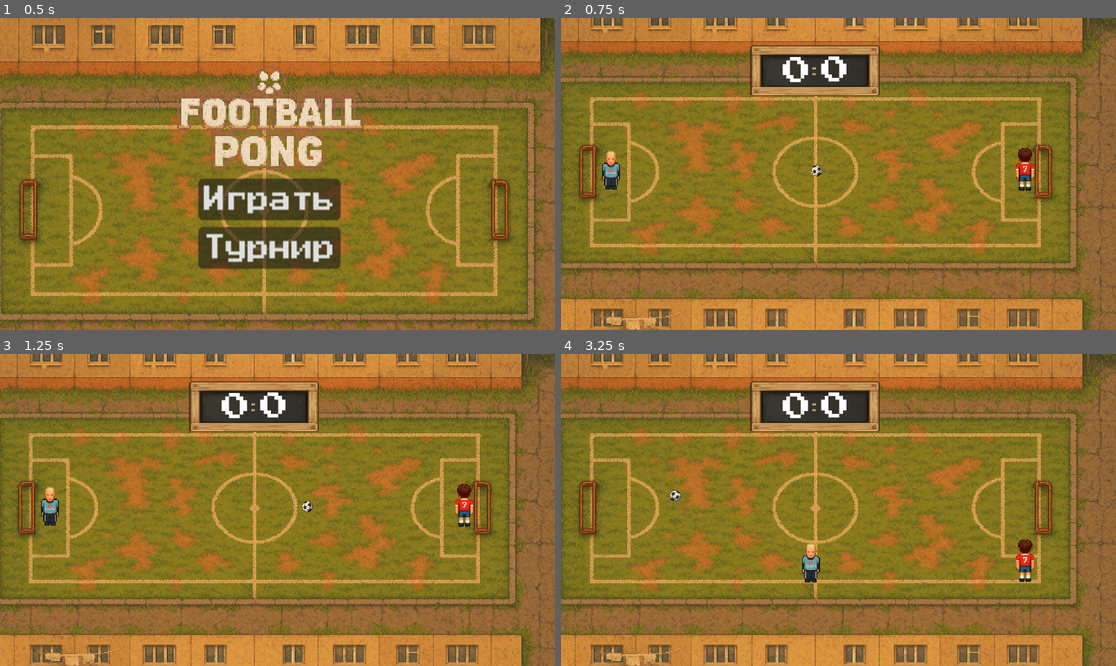
Above: before the commit, frames 1-4 (two rows, left to right).
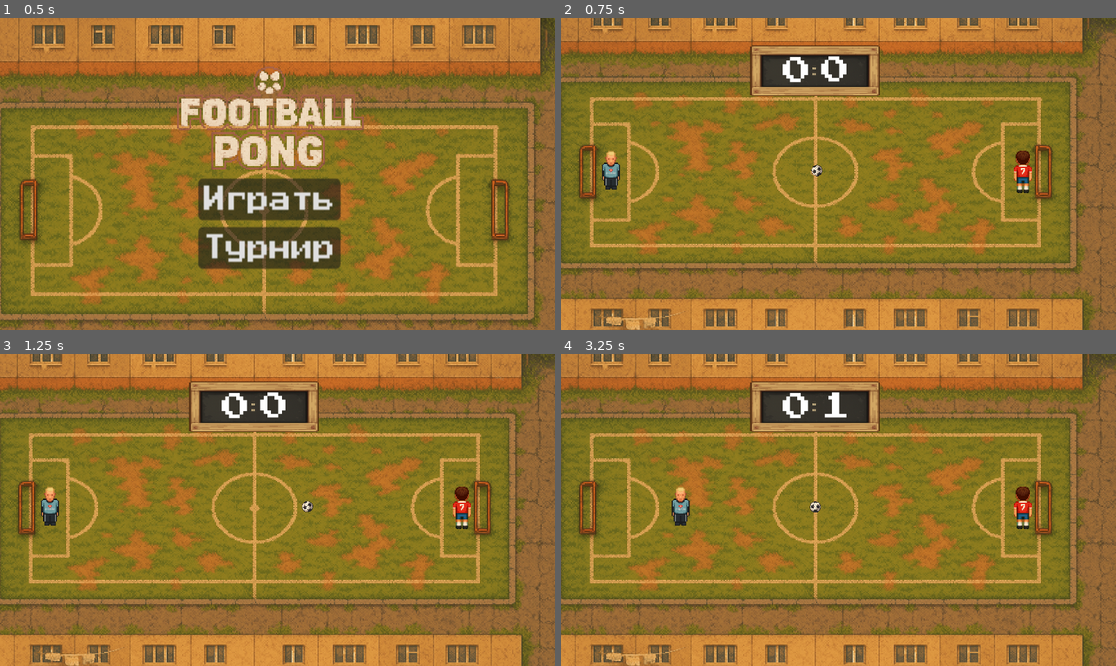
Above: after the commit, the same moments.

Repository: supervi5w4/footballpong
Game: Godot game, scene res://scenes/menu.tscn
Two runs of this game, one before a commit and one after it. Both use one fixed random seed, a clock stepped at 60 frames per second and the inputs below.
Inputs:
- Up to frame 1 (0.5 s): no input
- Up to frame 2 (0.75 s): click "Играть" at 0.5 s
- Up to frame 3 (1.25 s): no input
- Up to frame 4 (3.25 s): hold Right (ui_right) 1.28-2.03 s; hold Down (ui_down) 2.03-2.78 s; hold Right (ui_right) from 2.78 s (still down)

Frame 1 is identical in both runs. In frame 2, 0.3% of the frame differs, in the area x 81-86%, y 41-57%; in frame 3, 0.3%; in frame 4, 1.7%, in the area x 19-86%, y 12-74%.
Error after the commit: Parse Error: Used space character for indentation instead of tab as used before in the file. (res://scenes/ai_paddle.gd:110)

Commit message:
Add AI paddle retreat behavior

Diff:
--- a/scenes/ai_paddle.gd
+++ b/scenes/ai_paddle.gd
@@ -38,7 +38,7 @@
 
 const Utils: Script = preload("res://scripts/utils.gd")
 
-enum State { DEFEND, INTERCEPT, BLOCK_PLAYER, ATTACK, FAKE, DODGE }
+enum State { DEFEND, INTERCEPT, BLOCK_PLAYER, ATTACK, FAKE, DODGE, RETREAT }
 var _state: State = State.DEFEND
 
 # ---------------- Runtime Variables ----------------
@@ -109,53 +109,61 @@
 	var ball_behind: bool = _is_ball_behind()
 	var heading_to_goal: bool = (defends_right_side and _ball.linear_velocity.x > 0.0) or (not defends_right_side and _ball.linear_velocity.x < 0.0)
 
-	if ball_behind and heading_to_goal:
-		_state = State.DODGE
-		_target_pos = _dodge_pos(ball_pos)
-	else:
-		var toward_player: Vector2 = (player_pos - ball_pos).normalized()
-		var toward_me: Vector2 = (global_position - ball_pos).normalized()
-		var b_to_player: bool = ball_dir.dot(toward_player) > 0.7
-		var b_to_me: bool = ball_dir.dot(toward_me) > 0.7
-
-		if not _is_on_my_side(ball_pos) or not b_to_me:
-			_state = State.INTERCEPT
-			_target_pos = _predict_multi_bounce(ball_pos, _ball.linear_velocity, max_bounces)
-		else:
-			match _state:
-				State.DEFEND:
-					_state = State.INTERCEPT if b_to_me else State.BLOCK_PLAYER if b_to_player and randf() < 0.5 else State.ATTACK
-				State.INTERCEPT:
-					_state = State.FAKE if randf() < 0.25 else _state
-				State.BLOCK_PLAYER:
-					if not b_to_player:
-						_state = State.ATTACK
-				State.FAKE:
-					if _fake_timer <= 0.0:
-						_state = State.INTERCEPT
-				State.ATTACK:
-					if b_to_me:
-						_state = State.INTERCEPT
-					elif b_to_player:
-						_state = State.BLOCK_PLAYER
-				State.DODGE:
-					if not ball_behind:
-						_state = State.DEFEND
-
-			match _state:
-				State.DEFEND:
-					_target_pos = _goal_pos(ball_pos)
-				State.INTERCEPT:
-					_target_pos = _predict_intercept()
-				State.BLOCK_PLAYER:
-					_target_pos = _block_pos(player_pos)
-				State.FAKE:
-					_target_pos = ball_pos + Vector2(randf_range(-150.0,150.0), randf_range(-100.0,100.0))
-					_fake_timer = 0.25
-				State.ATTACK:
-					_target_pos = _attack_pos(ball_pos)
-				State.DODGE:
-					_target_pos = _dodge_pos(ball_pos)
+        if ball_behind:
+                _state = State.DODGE if heading_to_goal else State.RETREAT
+                match _state:
+                        State.DODGE:
+                                _target_pos = _dodge_pos(ball_pos)
+                        State.RETREAT:
+                                _target_pos = _retreat_pos()
+        else:
+                var toward_player: Vector2 = (player_pos - ball_pos).normalized()
+                var toward_me: Vector2 = (global_position - ball_pos).normalized()
+                var b_to_player: bool = ball_dir.dot(toward_player) > 0.7
+                var b_to_me: bool = ball_dir.dot(toward_me) > 0.7
+
+                if not _is_on_my_side(ball_pos) or not b_to_me:
+                        _state = State.INTERCEPT
+                        _target_pos = _predict_multi_bounce(ball_pos, _ball.linear_velocity, max_bounces)
+                else:
+                        match _state:
+                                State.DEFEND:
+                                        _state = State.INTERCEPT if b_to_me else State.BLOCK_PLAYER if b_to_player and randf() < 0.5 else State.ATTACK
+                                State.INTERCEPT:
+                                        _state = State.FAKE if randf() < 0.25 else _state
+                                State.BLOCK_PLAYER:
+                                        if not b_to_player:
+                                                _state = State.ATTACK
+                                State.FAKE:
+                                        if _fake_timer <= 0.0:
+                                                _state = State.INTERCEPT
+                                State.ATTACK:
+                                        if b_to_me:
+                                                _state = State.INTERCEPT
+                                        elif b_to_player:
+                                                _state = State.BLOCK_PLAYER
+                                State.DODGE:
+                                        if not ball_behind:
+                                                _state = State.DEFEND
+                                State.RETREAT:
+                                        _state = State.DEFEND
+
+                        match _state:
+                                State.DEFEND:
+                                        _target_pos = _goal_pos(ball_pos)
+                                State.INTERCEPT:
+                                        _target_pos = _predict_intercept()
+                                State.BLOCK_PLAYER:
+                                        _target_pos = _block_pos(player_pos)
+                                State.FAKE:
+                                        _target_pos = ball_pos + Vector2(randf_range(-150.0,150.0), randf_range(-100.0,100.0))
+                                        _fake_timer = 0.25
+                                State.ATTACK:
+                                        _target_pos = _attack_pos(ball_pos)
+                                State.DODGE:
+                                        _target_pos = _dodge_pos(ball_pos)
+                                State.RETREAT:
+                                        _target_pos = _retreat_pos()
 
 	_add_error(style)
 	_clamp_advancement()
@@ -252,11 +260,15 @@
 	return Vector2(paddle_x, clamp(y, 80.0, height - 80.0))
 
 func _dodge_pos(ball_pos: Vector2) -> Vector2:
-	var dir_y: float = sign(global_position.y - ball_pos.y)
-	if is_zero_approx(dir_y):
-		dir_y = 1.0 if ball_pos.y < FIELD_SIZE.y * 0.5 else -1.0
-	var target_y: float = clamp(global_position.y + dir_y * 400.0, 80.0, float(FIELD_SIZE.y - 80.0))
-	return Vector2(global_position.x, target_y)
+        var dir_y: float = sign(global_position.y - ball_pos.y)
+        if is_zero_approx(dir_y):
+                dir_y = 1.0 if ball_pos.y < FIELD_SIZE.y * 0.5 else -1.0
+        var target_y: float = clamp(global_position.y + dir_y * 400.0, 80.0, float(FIELD_SIZE.y - 80.0))
+        return Vector2(global_position.x, target_y)
+
+func _retreat_pos() -> Vector2:
+        var my_goal: Vector2 = goal_right if defends_right_side else goal_left
+        return my_goal.lerp(start_pos, 0.2)
 
 func _add_error(style: Dictionary) -> void:
 	var r: float = ERROR_BASE_RADIUS * (1.0 - skill) * float(style.error_mult)
@@ -276,11 +288,14 @@
 		velocity = Vector2.ZERO
 		return
 	dir = dir.normalized()
-	var speed: float = BASE_SPEED * float(style.speed_mul) * lerp(0.6, 1.0, skill)
-	if _state == State.ATTACK:
-		speed *= 1.2
-	velocity = dir * speed
-	move_and_slide()
+        var speed: float = BASE_SPEED * float(style.speed_mul) * lerp(0.6, 1.0, skill)
+        match _state:
+                State.ATTACK:
+                        speed *= 1.2
+                State.RETREAT:
+                        speed *= 0.8
+        velocity = dir * speed
+        move_and_slide()
 
 func _schedule_next_think() -> void:
 	var style: Dictionary = STYLE_DB.get(behaviour_style, STYLE_DB["balanced"])
